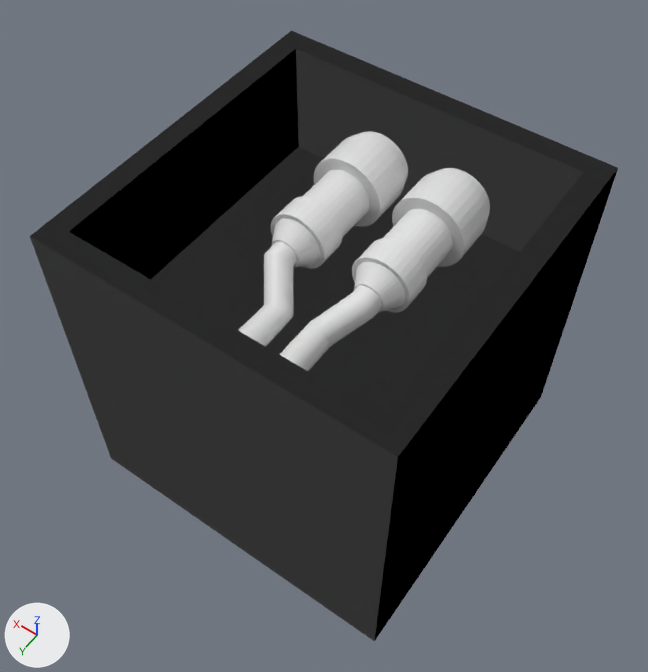
Two versions of the OBJ model src/main/resources/assets/electricity/models/dc_string_cable/dc_string_cable_trench_loose.obj, one commit apart.
Before and after are seen from a camera (50 mm lens) standing at (-0.391, 0.788, 2.483) and looking at (0.513, -0.479, 0.492). Every picture has the same lights, and +X, +Y and +Z are marked at lower left. The picture after the commit comes second. Where no turn or scale is listed for an object, it has been applied to the vertices.

In view in the first picture: 'bedding', 'cable', 'plug', 'plug.001'.
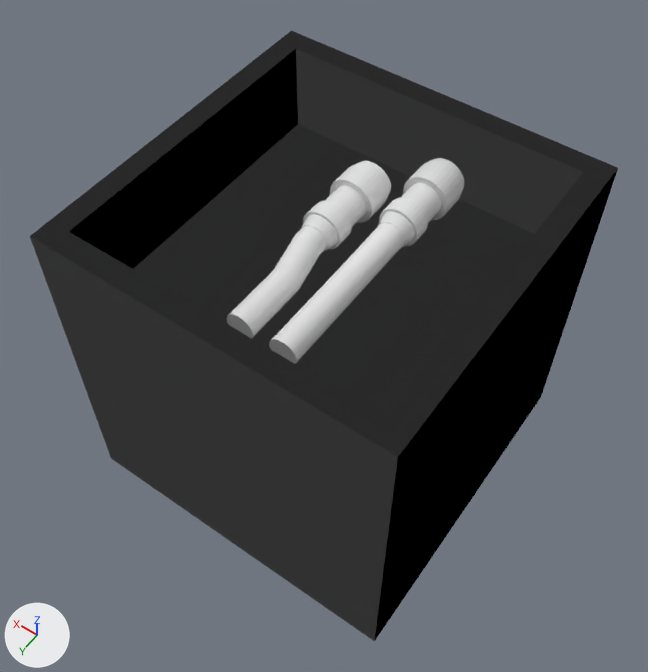
What differs and where, as boxes [x1, y1, x2, y2] in the pictures (648 x 672 px; the box of a moved part takes in the faces that stretch with it):
'cable', reshaped
    before: [238, 242, 382, 371]
    after: [227, 223, 404, 364]
'plug', reshaped (37% narrower, 37% shorter)
    before: [352, 168, 490, 312]
    after: [378, 158, 464, 248]
'plug.001', reshaped (34% narrower, 35% shorter)
    before: [271, 131, 408, 269]
    after: [301, 161, 391, 251]
part 1 of me_bedding, moved or reshaped
    both: [131, 123, 493, 373]
part 3 of me_plug, moved or reshaped
    before: [352, 238, 427, 312]
    after: [379, 198, 428, 246]
part 4 of me_plug, moved or reshaped
    before: [383, 209, 453, 278]
    after: [401, 183, 441, 223]
part 5 of me_plug, moved or reshaped
    before: [392, 168, 490, 267]
    after: [403, 158, 464, 220]
part 6 of me_plug, moved or reshaped
    before: [354, 262, 405, 312]
    after: [378, 212, 415, 248]
part 7 of me_plug_001, moved or reshaped
    before: [271, 197, 342, 269]
    after: [303, 201, 351, 249]
part 8 of me_plug_001, moved or reshaped
    before: [302, 170, 370, 237]
    after: [325, 186, 366, 228]
part 9 of me_plug_001, moved or reshaped
    before: [314, 131, 408, 227]
    after: [330, 161, 391, 223]
part 10 of me_plug_001, moved or reshaped
    before: [272, 219, 320, 268]
    after: [301, 214, 338, 251]

The edits, one by one:
me_bedding has 28 vertices, 30 faces and spans x 0.0..1.0, y -1.0..0.0, z 0.0..1.0.
me_bedding is used by ob_bedding; location (0.0, 0.0, 0.0).
me_bedding part 1: all 12 vertices in x 0.0..1.0, y -1.0..0.0, z 0.651 are moved by (0.0, 0.0, 0.086).
me_cable is used by ob_cable; location (0.0, 0.0, 0.0).
me_cable had 256 vertices, 196 faces and spanned x 0.328..0.672, y -0.491..-0.2, z 0.651..0.804.
me_cable now has 256 vertices, 196 faces and spans x 0.381..0.619, y -0.667..-0.2, z 0.738..0.847.
me_cable part 2: 256 of 256 vertices moved; they spanned x 0.328..0.672, y -0.491..-0.2, z 0.651..0.804 and now span x 0.381..0.619, y -0.667..-0.2, z 0.738..0.847; mean shift (0.0, -0.083, 0.065).
me_plug is used by ob_plug; location (0.0, 0.0, 0.0).
me_plug had 352 vertices, 282 faces and spanned x 0.257..0.481, y -0.94..-0.469, z 0.651..0.875.
me_plug now has 352 vertices, 282 faces and spans x 0.353..0.491, y -0.937..-0.649, z 0.738..0.875.
me_plug part 3: the loose piece of 64 vertices spanning x 0.281..0.457, y -0.603..-0.522, z 0.675..0.851 is scaled about its middle by (0.674, 0.615, 0.674), then moved by (0.053, -0.146, 0.043).
me_plug part 4: the loose piece of 64 vertices spanning x 0.291..0.446, y -0.75..-0.603, z 0.686..0.841 is scaled about its middle by (0.645, 0.574, 0.645), then moved by (0.053, -0.099, 0.043).
me_plug part 5: 96 of 352 vertices moved; they spanned x 0.257..0.481, y -0.919..-0.75, z 0.651..0.875 and now span x 0.353..0.491, y -0.924..-0.817, z 0.738..0.875; mean shift (0.053, -0.031, 0.043); largest move (0.276, -0.75, 0.701) -> (0.365, -0.817, 0.768).
me_plug part 6: 64 of 352 vertices moved; they spanned x 0.294..0.444, y -0.522..-0.469, z 0.688..0.838 and now span x 0.371..0.473, y -0.683..-0.649, z 0.755..0.858; mean shift (0.053, -0.171, 0.043); largest move (0.331, -0.469, 0.738) -> (0.387, -0.649, 0.783).
Other edits to the shape of me_plug do not show in these pictures.
me_plug_001 is used by ob_plug_001; location (0.0, 0.0, 0.0).
me_plug_001 had 288 vertices, 235 faces and spanned x 0.519..0.743, y -0.919..-0.469, z 0.651..0.875.
me_plug_001 now has 288 vertices, 235 faces and spans x 0.509..0.647, y -0.799..-0.524, z 0.738..0.875.
me_plug_001 part 7: the loose piece of 64 vertices spanning x 0.543..0.719, y -0.603..-0.522, z 0.675..0.851 is scaled about its middle by (0.674, 0.615, 0.674), then moved by (-0.053, -0.021, 0.043).
me_plug_001 part 8: the loose piece of 64 vertices spanning x 0.554..0.709, y -0.75..-0.603, z 0.686..0.841 is scaled about its middle by (0.645, 0.574, 0.645), then moved by (-0.053, 0.026, 0.043).
me_plug_001 part 9: 96 of 288 vertices moved; they spanned x 0.519..0.743, y -0.919..-0.75, z 0.651..0.875 and now span x 0.509..0.647, y -0.799..-0.692, z 0.738..0.875; mean shift (-0.053, 0.094, 0.043); largest move (0.71, -0.919, 0.71) -> (0.628, -0.799, 0.773).
me_plug_001 part 10: 64 of 288 vertices moved; they spanned x 0.556..0.706, y -0.522..-0.469, z 0.688..0.838 and now span x 0.527..0.629, y -0.558..-0.524, z 0.755..0.858; mean shift (-0.053, -0.046, 0.043); largest move (0.694, -0.522, 0.721) -> (0.621, -0.558, 0.778).
